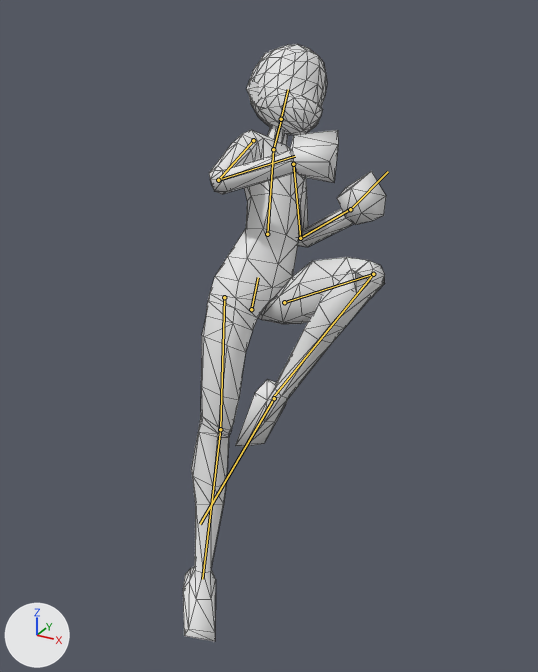
Two versions of the glTF model Player/Models/Player/lan_body_final.glb, one commit apart.
The view is the same before and after, from a camera (50 mm lens) standing at (0.731, -1.078, 1.273) and looking at (0.007, 0.238, 0.615). Arrows for +X, +Y and +Z are at lower left; the lights stay in place. The older version comes first. Both versions are drawn at frame 4 of the action 'dodge_old'; the numbers are the values there. The bones that change, and the others that lie on the model, are drawn over the model as lines. Mesh edges are drawn as thin lines.

Objects in the first picture: 'Body', 'Head', 'Neck', 'hand.L', 'hand.R'.
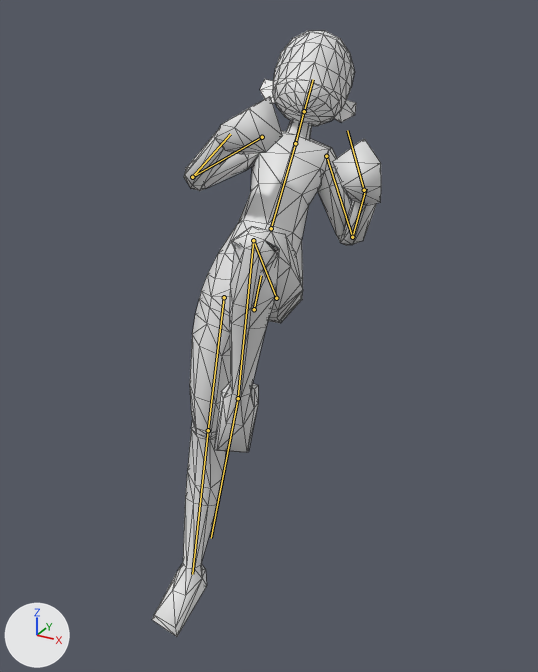
Changed parts and their boxes (x1, y1, x2, y2) in the pictures (538 x 672 px):
'Body', posed (11% wider)
    before: (183, 130, 385, 642)
    after: (152, 130, 377, 637)
'Head', posed (18% wider)
    before: (246, 44, 327, 135)
    after: (260, 30, 356, 126)
'hand.R', posed (38% wider, 7% taller)
    before: (289, 130, 338, 183)
    after: (214, 97, 282, 154)
'hand.L', posed (22% taller)
    before: (337, 171, 386, 225)
    after: (332, 139, 381, 205)
bone 'hip', root to tip
    before: (251, 309) to (258, 277)
    after: (254, 309) to (261, 275)
bone 'leg1.L', root to tip
    before: (284, 302) to (373, 274)
    after: (276, 298) to (253, 240)
bone 'leg2.L', root to tip
    before: (373, 274) to (273, 397)
    after: (253, 240) to (238, 397)
bone 'leg1.R', root to tip
    before: (224, 297) to (220, 429)
    after: (224, 297) to (208, 430)

What the commit changed:
Bone 'hip' (bone_hip) moves from (-0.045, 0.033, -0.259) to (0.007, 0.062, -0.171).
Bone 'hip' (bone_hip) turns from (33, -127, -28) to (20, -168, -4) degrees about its own x, y and z.
Bone 'leg1.L' (bone_leg1_l) turns from (-95, 0, 0) to (-94, -1, 0) degrees about its own x, y and z.
Bone 'leg2.L' (bone_leg2_l) turns from (134, 0, 0) to (134, -1, 0) degrees about its own x, y and z.
Bone 'leg1.R' (bone_leg1_r) turns from (7, 1, -6) to (18, -8, -2) degrees about its own x, y and z.
